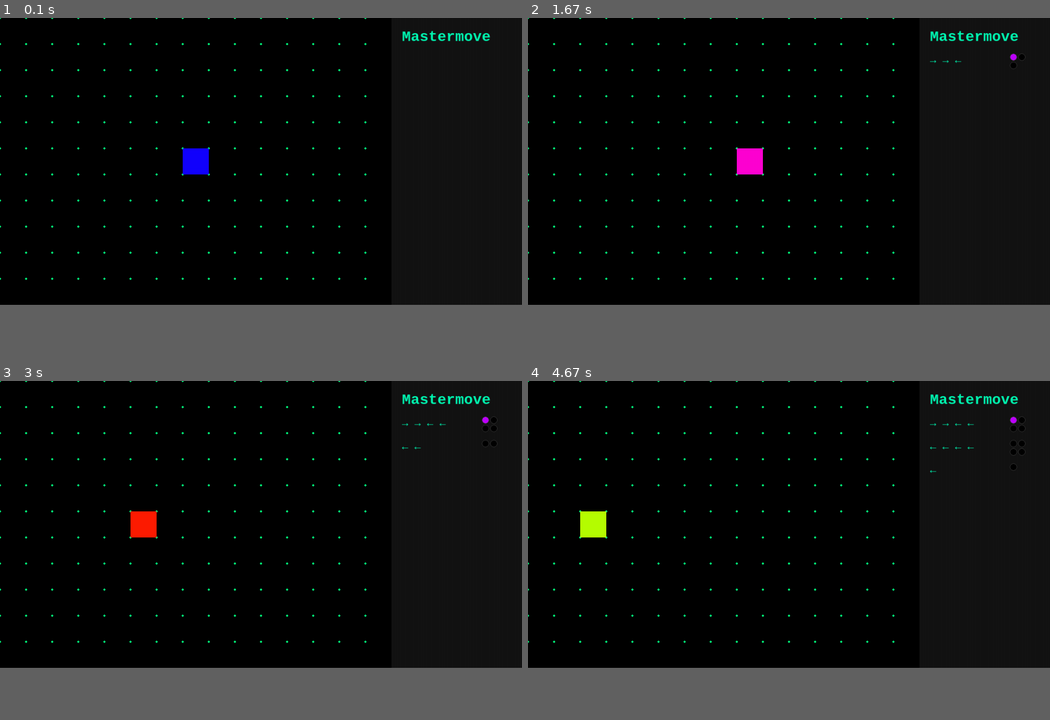
Above: before the commit, frames 1-4 (two rows, left to right).
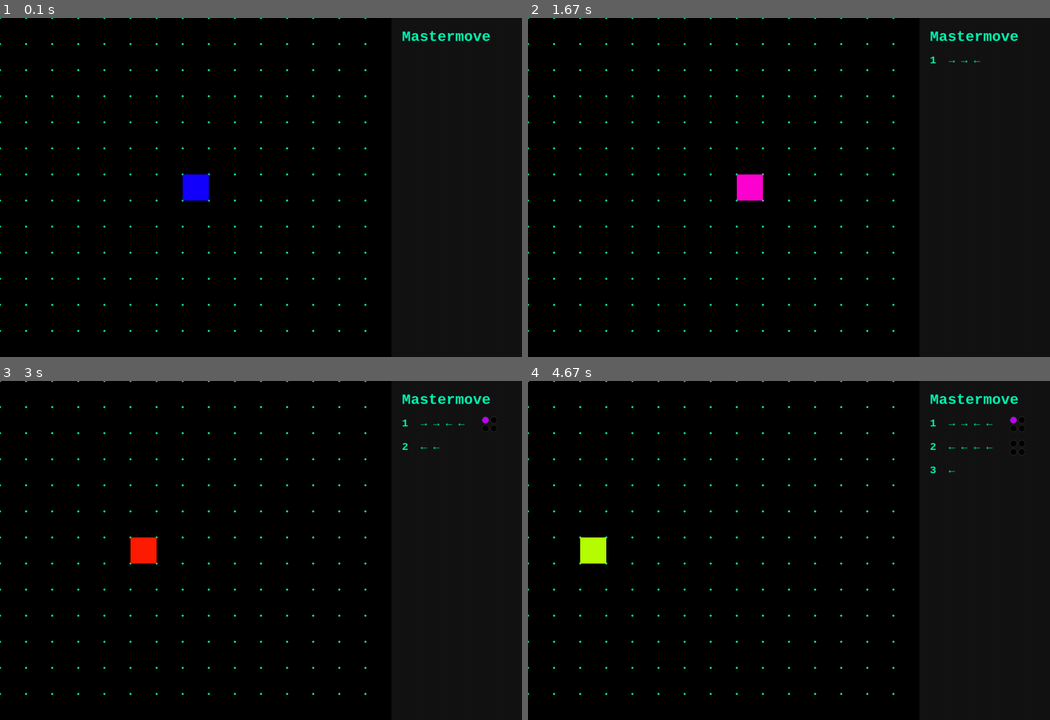
Above: after the commit, the same moments.

Repository: elsbethcodes/master-move
Game: pygame game, started from intro_to_pygame.py
Two runs of this game, one before a commit and one after it. Both use one fixed random seed, a clock stepped at 60 frames per second and the inputs below.
Inputs:
- Up to frame 1 (0.1 s): no input
- Up to frame 2 (1.67 s): hold Right 0.33-0.8 s; hold Right 0.83-1.3 s; hold Left from 1.33 s (still down)
- Up to frame 3 (3 s): release Left at 1.87 s; hold Left 1.9-2.3 s; hold Left 2.33-2.8 s; hold Left from 2.83 s (still down)
- Up to frame 4 (4.67 s): release Left at 3.37 s; hold Left 3.4-3.8 s; hold Left 3.83-4.3 s; hold Left from 4.33 s (still down)
In our replay, the window is 900x495 before the commit and 900x585 after it. These sizes can differ from the game's own. Grey fills any space a smaller window leaves; there, only what the larger window draws over its background counts as a difference.

The runs differ from the first frame. In frame 1, 0.8% of the frame differs, in the area x 0-71%, y 38-93%; in frame 2, 0.9%; in frame 3, 0.9%; in frame 4, 1.0%, in the area x 0-94%, y 11-93%.

Commit message:
Mastermind logic updated
Bug: game complete & game over not showing

Diff:
--- a/intro_to_pygame.py
+++ b/intro_to_pygame.py
@@ -1,4 +1,3 @@
-
 """ Libraries """
 import pygame
 import sys
@@ -7,13 +6,14 @@
 
 #############################################################################################################################################
 
-pygame.init() # initialises modules
+pygame.init() # initialises all pygame modules
 
 """ Global variables """
 TILE_SIZE = 50
 SCREEN_WIDTH = TILE_SIZE*15
-SCREEN_HEIGHT = TILE_SIZE*11
+SCREEN_HEIGHT = TILE_SIZE*13
 PANEL_WIDTH = TILE_SIZE*5
+GOES = 12
 
 screen = pygame.display.set_mode((SCREEN_WIDTH + PANEL_WIDTH, SCREEN_HEIGHT))
 clock = pygame.time.Clock()
@@ -30,12 +30,10 @@
 font = pygame.font.SysFont("Courier", 20, bold=True)
 title_font = pygame.font.SysFont("Courier", 28, bold=True)
 
+""" Global lists """
 guesses = []
 feedback = []
 sequence = [random.choice(['↑', '↓', '→', '←']) for x in range(4)]
-dict = {'↑':0, '↓':0, '→':0, '←':0}
-for i in sequence:
-    dict[i] +=1
 print(sequence)
 
 
@@ -58,61 +56,75 @@
 
 """ Function to draw the mastermind panel that tracks goes """
 def draw_mastermind_panel(screen, guesses, feedback):
-    panel_x = SCREEN_WIDTH # panel x is the game panel
-    screen.fill((20, 20, 20), (panel_x, 0, PANEL_WIDTH, SCREEN_HEIGHT))  # side panel colour
+    panel_x = SCREEN_WIDTH
+    screen.fill((20, 20, 20), (panel_x, 0, PANEL_WIDTH, SCREEN_HEIGHT))  # Side panel background
 
     # Title
     title_surf = title_font.render("Mastermove", True, (0, 250, 180))
-    screen.blit(title_surf, (panel_x + 20, 20)) # blit is block transfer. it takes two arguments, a surface and a coordinate (x,y).
+    screen.blit(title_surf, (panel_x + 20, 20))
 
     # Draw guess rows
     for i, guess in enumerate(guesses):
         y = 70 + i * 45
-        guess_str = " ".join(guess)  # e.g., ↑ ↑ →
-        #guess_surf = font.render(f"{i+1} {guess_str}", True, (0, 250, 180)) # option with number of guesses
-        guess_surf = font.render(f"{guess_str}", True, (0, 250, 180))
+        guess_str = " ".join(guess)
+        guess_surf = font.render(f"{i+1}  {guess_str}", True, (0, 250, 180))
         screen.blit(guess_surf, (panel_x + 20, y))
 
-        peg_size = 7
-        spacing = 2
-        peg_x_start = panel_x + 180
-        peg_y_start = y + 5
-
-        ### ISSUE 1: feedback being generated immediately (and not randomly reordering).
-        # Draw feedback boxes (black/white squares)
-        for j, outcome in enumerate(feedback[i]): # enumerate loops through items in a list by index j
-            row = j // 2
-            col = j % 2
-            cx = peg_x_start + col * (peg_size * 2 + spacing)
-            cy = peg_y_start + row * (peg_size * 2 + spacing)
-
-            colour_rgb = (0, 0, 0) if outcome == 'miss' else (191, 0, 255) if outcome == 'wrong' else (0, 250, 180)
-
-            pygame.draw.circle(screen, colour_rgb, (cx, cy), peg_size)
-            pygame.draw.circle(screen, (50, 50, 50), (cx, cy), peg_size, 1) # faint border
-
+        # Only draw feedback if this guess has 4 arrows
+        if len(guess) == 4 and i < len(feedback):
+            peg_size = 7
+            spacing = 2
+            peg_x_start = panel_x + 180
+            peg_y_start = y + 5
+
+            for j, outcome in enumerate(feedback[i]):
+                row = j // 2
+                col = j % 2
+                cx = peg_x_start + col * (peg_size * 2 + spacing)
+                cy = peg_y_start + row * (peg_size * 2 + spacing)
+
+                colour_rgb = (
+                    (0, 0, 0) if outcome == 'miss'
+                    else (191, 0, 255) if outcome == 'incorrect position'
+                    else (0, 250, 180)
+                )
+
+                pygame.draw.circle(screen, colour_rgb, (cx, cy), peg_size)
+                pygame.draw.circle(screen, (50, 50, 50), (cx, cy), peg_size, 1)
+
+# add_item allows a move to be added to guesses, in a new sublist if this is the first guess or a a guess of 4 moves has been completed
 def add_item(item, lst):
     if not lst or len(lst[-1]) == 4:
         lst.append([item])  # start a new sublist
     else:
         lst[-1].append(item)  # add to the last sublist
 
-def response(lst):
-    guess = lst[-1][-1]
-    index = len(lst[-1]) -1
-    if guess == sequence[index]:
-        dict[guess] -= 1
-        return 'correct'
-    elif dict[guess] != 0: ### ISSUE 2: dict isn't being reset for each guess of 4 so we're getting reds where there should be blues.
-        dict[guess] -= 1
-        return 'wrong'
-    else:
-        return 'miss'
+def get_feedback(guess, solution):
+    feedback = []
+    temp_solution = solution.copy()
+    temp_guess = guess.copy()
+
+    # First pass – correct position and symbol
+    for i in range(4):
+        if temp_guess[i] == temp_solution[i]:
+            feedback.append('correct')
+            temp_solution[i] = None
+            temp_guess[i] = None
+
+    # Second pass – correct symbol, incorrect position
+    for i in range(4):
+        if temp_guess[i] is not None and temp_guess[i] in temp_solution:
+            feedback.append('incorrect position')
+            temp_solution[temp_solution.index(temp_guess[i])] = None
+        elif temp_guess[i] is not None:
+            feedback.append('miss')
+    return feedback
 
 #############################################################################################################################################
 
 run = True
 can_move = True
+c = 0 # counter
 
 """ Game play """
 while run:
@@ -126,25 +138,32 @@
         key = pygame.key.get_pressed()
         if key[pygame.K_LEFT] == True:
             player.move_ip(-TILE_SIZE,0)
-            can_move = False
+            can_move = False # stops the playing square moving again for a sustained keypress
             add_item('←', guesses)
-            add_item(response(guesses),feedback)
+            if len(guesses[-1]) == 4:
+                feedback.append(sorted(get_feedback(guesses[-1], sequence)))
+            c+=1
         elif key[pygame.K_RIGHT] == True: # using elif instead of if prevents player moving in two directions in one go
             player.move_ip(TILE_SIZE,0)
             can_move = False
             add_item('→', guesses)
-            add_item(response(guesses),feedback)
+            if len(guesses[-1]) == 4:
+                feedback.append(sorted(get_feedback(guesses[-1], sequence)))
+            c+=1
         elif key[pygame.K_UP] == True:
             player.move_ip(0,-TILE_SIZE)
             can_move = False
             add_item('↑', guesses)
-            add_item(response(guesses),feedback)
+            if len(guesses[-1]) == 4:
+                feedback.append(sorted(get_feedback(guesses[-1], sequence)))
+            c+=1
         elif key[pygame.K_DOWN] == True:
             player.move_ip(0,TILE_SIZE)
             can_move = False
             add_item('↓', guesses)
-            add_item(response(guesses),feedback)
-
+            if len(guesses[-1]) == 4:
+                feedback.append(sorted(get_feedback(guesses[-1], sequence)))
+            c+=1
 
     """ Screen boundary """
     if player.left < 0:
@@ -159,12 +178,28 @@
     if event.type == pygame.KEYUP:
         can_move = True
 
+    if feedback: # checks feedback is non-empty
+        if c == GOES*4 or feedback[-1] == ['correct','correct','correct','correct']:
+            can_move = False
+            # ISSUE: words not showing
+            if c == GOES*4:
+                y1 = 70 + GOES * 45
+                game_over_surf = font.render("Game Over", True, (0, 250, 180))
+                screen.blit(game_over_surf, (SCREEN_WIDTH + 20, y1))
+            if feedback[-1] == ['correct','correct','correct','correct']:
+                y2 = 70 + len(feedback) * 45
+                game_complete_surf = font.render("Game Complete", True, (0, 250, 180))
+                screen.blit(game_complete_surf, (SCREEN_WIDTH + 20, y2))
+
+
+
     """ Screen background """
     screen.fill((0,0,0)) # resets the screen to black
 
     for x in range(0, SCREEN_WIDTH, TILE_SIZE):
         for y in range(0, SCREEN_HEIGHT, TILE_SIZE):
             pygame.draw.circle(screen, dot_colour, (x, y), dot_radius) # draws grid of dots
+            # pygame.draw.circle(screen, dot_colour, (x, y), dot_radius) # can replace the above with this line for the grid to change colour like the playing square
 
     r, g, b = update_color(r, g, b)
 
